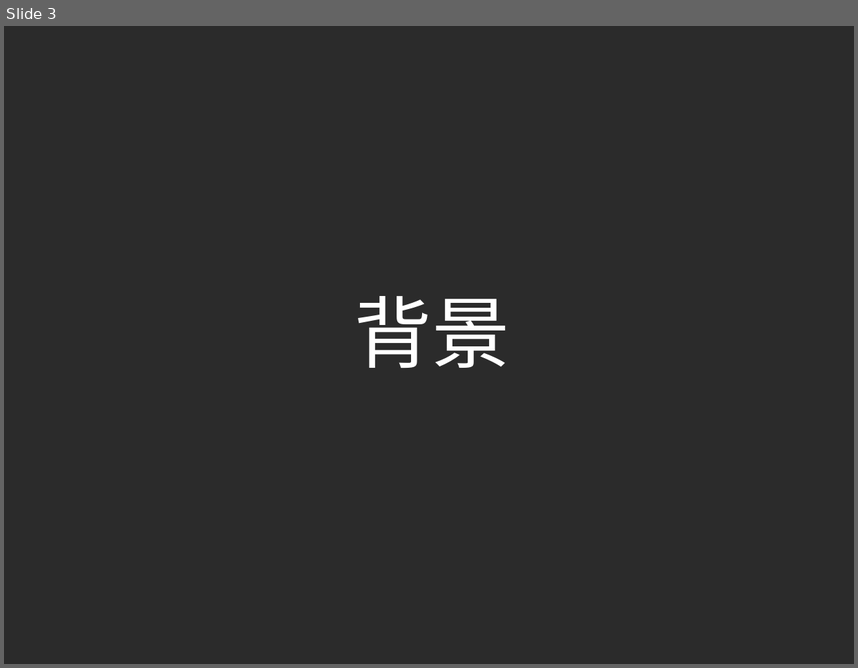
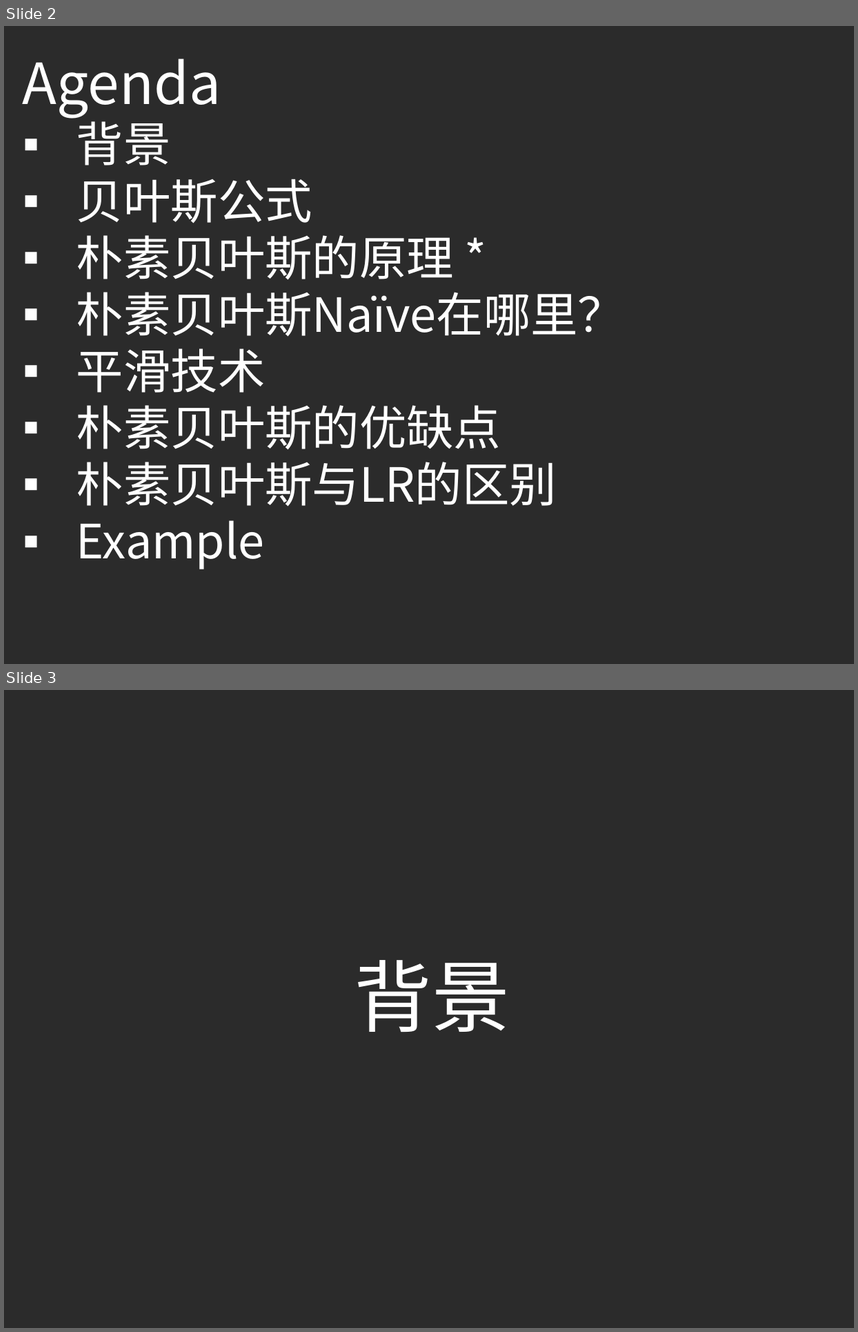
Before and after one commit to ouriris/ml-course, a slide deck: chapter.4/ppt/ML_CH4_Naive_Bayes.pptx. Shown one above the other, each under a label of ours: slide 3 before the commit, slides 2 and 3 after it. The pictures are 858x668 and 858x1332 pixels, drawn with LibreOffice and Linux fonts; fonts in the diff are those of the drawing; background and template pictures are left out; a plain dark background stands for a picture behind light text. Boxes give left, top, right and bottom in pixels: in the first picture for what was removed or moved away, otherwise in the second. Text is boxed around its words. In the diff, an @@ line names an element or a change of style, - is before the commit and + after.

```diff
--- a/chapter.4/ppt/ML_CH4_Naive_Bayes.pptx
+++ b/chapter.4/ppt/ML_CH4_Naive_Bayes.pptx
@@ slide 2 added at (4, 26, 854, 664), background picture (left out) @@
@@ text added at (23, 58, 221, 118), 48 pt, text #FFFFFF @@
+Agenda
@@ text added at (76, 114, 625, 569), 40 pt, text #FFFFFF @@
+▪ 背景
+▪ 贝叶斯公式
+▪ 朴素贝叶斯的原理 *
+▪ 朴素贝叶斯Naïve在哪里？
+▪ 平滑技术
+▪ 朴素贝叶斯的优缺点
+▪ 朴素贝叶斯与LR的区别
+▪ Example
```
Also in this commit, not shown: 5 other slides added, 43 slides removed.
